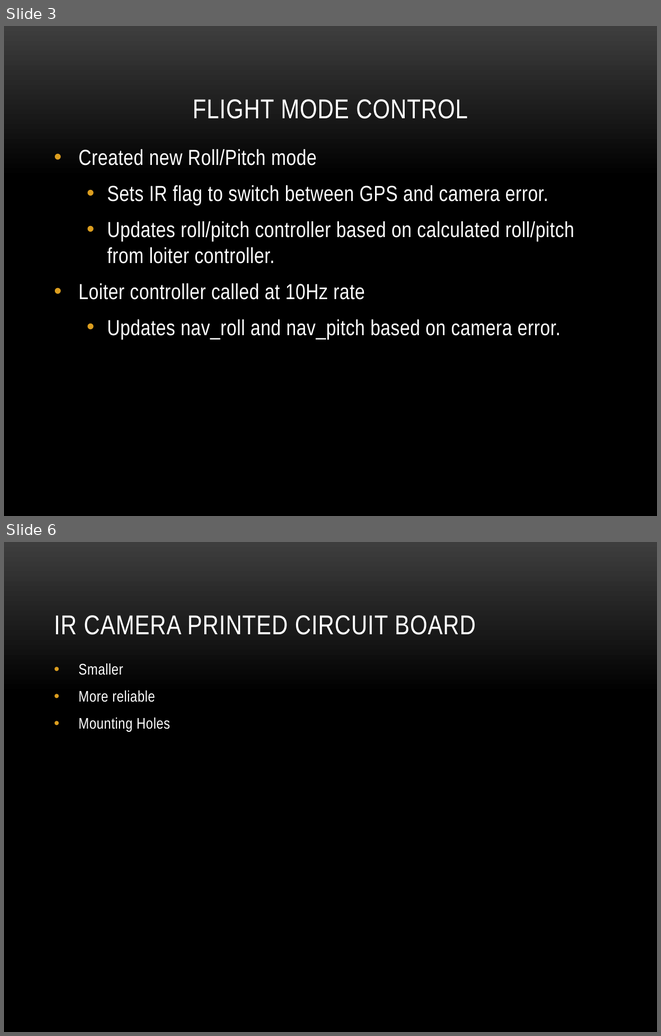
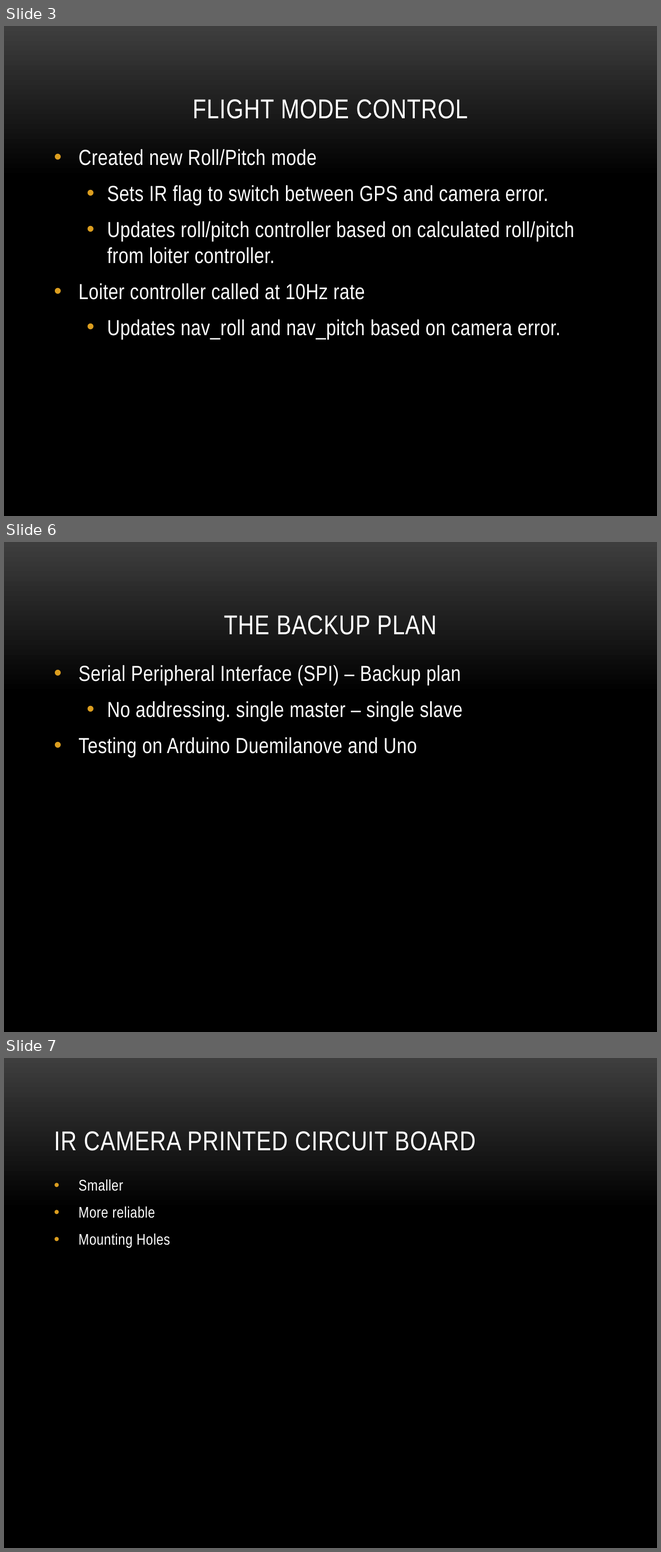
Before and after one commit to MailBirdAU/MailBird, a slide deck: docs/Cycle 1/Cycle1Presentation.pptx. Shown one above the other, each under a label of ours: slides 3 and 6 before the commit, slides 3, 6 and 7 after it; the slides between them are not shown. The pictures are 661x1036 and 661x1552 pixels, drawn with LibreOffice and Linux fonts; fonts in the diff are those of the drawing; background and template pictures are left out. Boxes give left, top, right and bottom in pixels: in the first picture for what was removed or moved away, otherwise in the second. Text is boxed around its words. In the diff, an @@ line names an element or a change of style, - is before the commit and + after.

```diff
--- a/docs/Cycle 1/Cycle1Presentation.pptx
+++ b/docs/Cycle 1/Cycle1Presentation.pptx
@@ slide 6 added at bbox=[4, 542, 657, 1032], background picture (left out) @@
@@ title added at bbox=[224, 615, 436, 635], 30 pt, text #FFFFFF @@
+THE BACKUP PLAN
@@ text added at bbox=[79, 665, 463, 757], 24 pt, text #FFFFFF @@
+• Serial Peripheral Interface (SPI) – Backup plan
+  • No addressing. single master – single slave
+• Testing on Arduino Duemilanove and Uno
@@ what was slide 6 is now slide 7 @@
```
Also in this commit, not shown: 3 slides changed.
